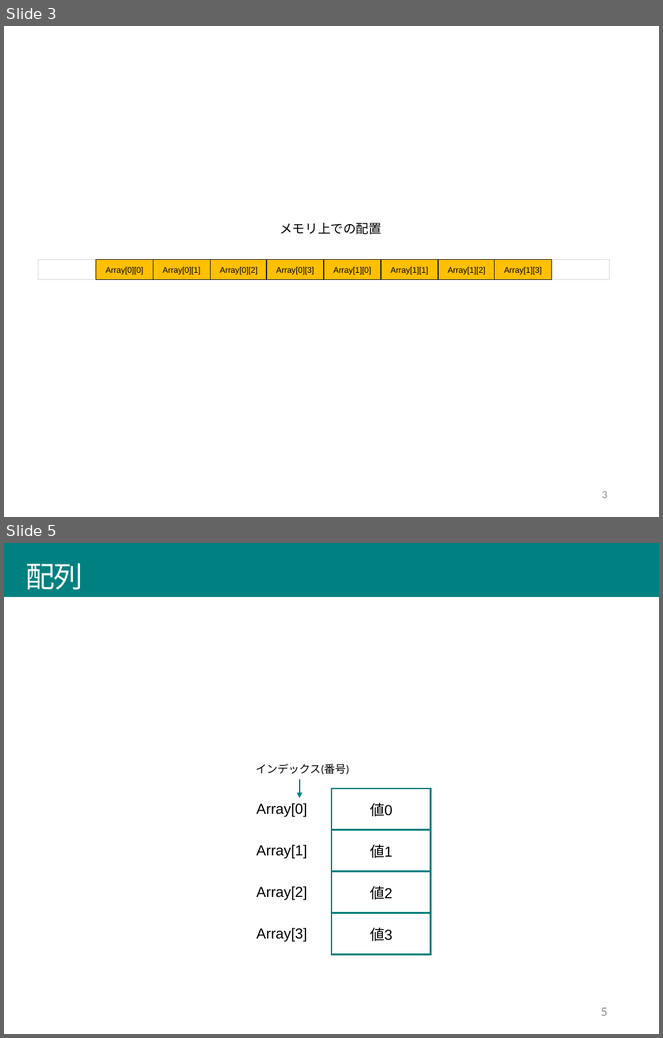
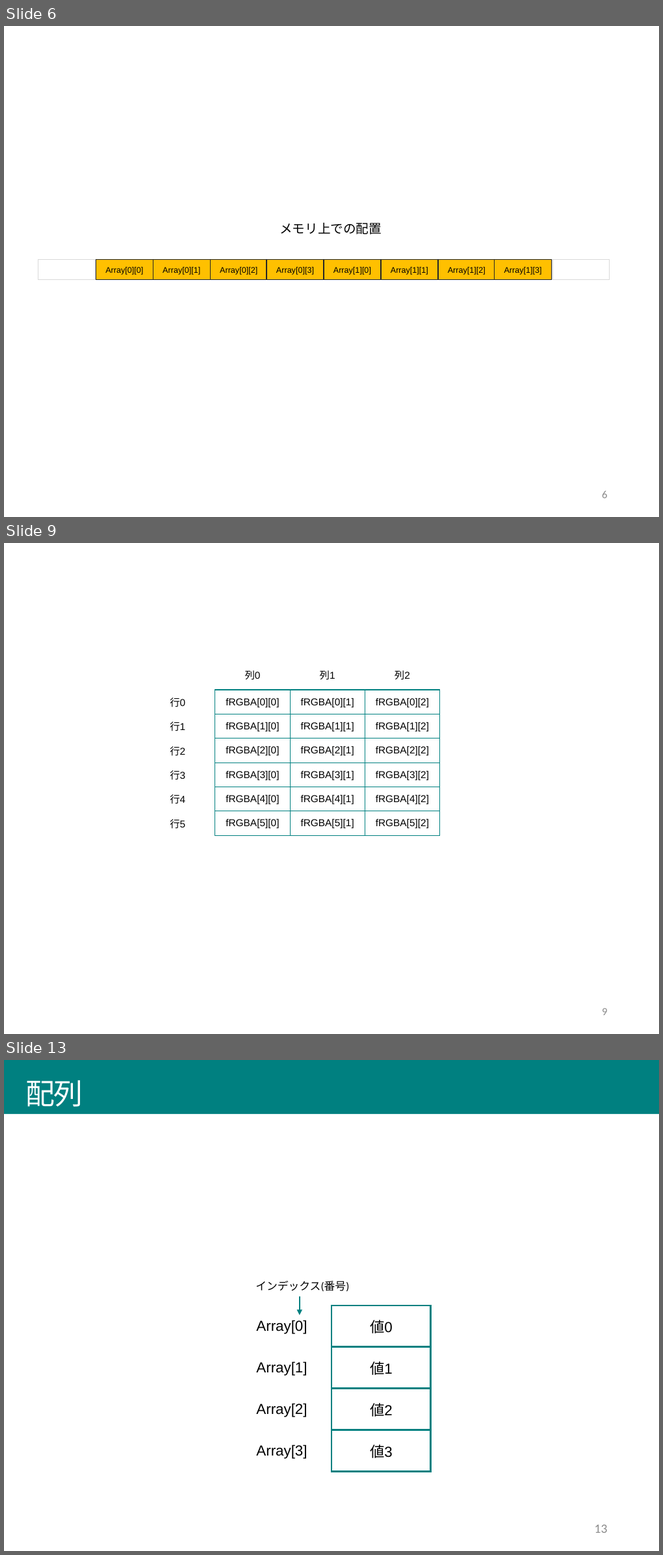
Before and after one commit to afukushimagit/afukushimagit.github.io, a slide deck: images/array/sozai.pptx. Shown one above the other, each under a label of ours: slides 3 and 5 before the commit, slides 6, 9 and 13 after it; the slides between them are not shown. The pictures are 663x1038 and 663x1555 pixels, drawn with LibreOffice and Linux fonts; fonts in the diff are those of the drawing. Boxes give left, top, right and bottom in pixels: in the first picture for what was removed or moved away, otherwise in the second. Text is boxed around its words. In the diff, an @@ line names an element or a change of style, - is before the commit and + after.

```diff
--- a/images/array/sozai.pptx
+++ b/images/array/sozai.pptx
@@ slide 9 added at bbox=[4, 543, 659, 1034], background #FFFFFF @@
@@ table added at bbox=[140, 659, 439, 836], 7 rows, 4 columns @@
+ | 列0 | 列1 | 列2
+行0 | fRGBA[0][0] | fRGBA[0][1] | fRGBA[0][2]
+行1 | fRGBA[1][0] | fRGBA[1][1] | fRGBA[1][2]
+行2 | fRGBA[2][0] | fRGBA[2][1] | fRGBA[2][2]
+行3 | fRGBA[3][0] | fRGBA[3][1] | fRGBA[3][2]
+行4 | fRGBA[4][0] | fRGBA[4][1] | fRGBA[4][2]
+行5 | fRGBA[5][0] | fRGBA[5][1] | fRGBA[5][2]
@@ page number added at bbox=[602, 1008, 607, 1016], 12 pt, text #8C8C8C @@
+9
@@ what was slide 3 is now slide 6 @@
@@ page number at bbox=[602, 491, 607, 499]: text changed @@
-3
+6
@@ what was slide 5 is now slide 13 @@
@@ page number at bbox=[595, 1525, 608, 1533]: text changed @@
-5
+13
```
Also in this commit, not shown: 1 slide changed, 7 other slides added, 32 other files.
